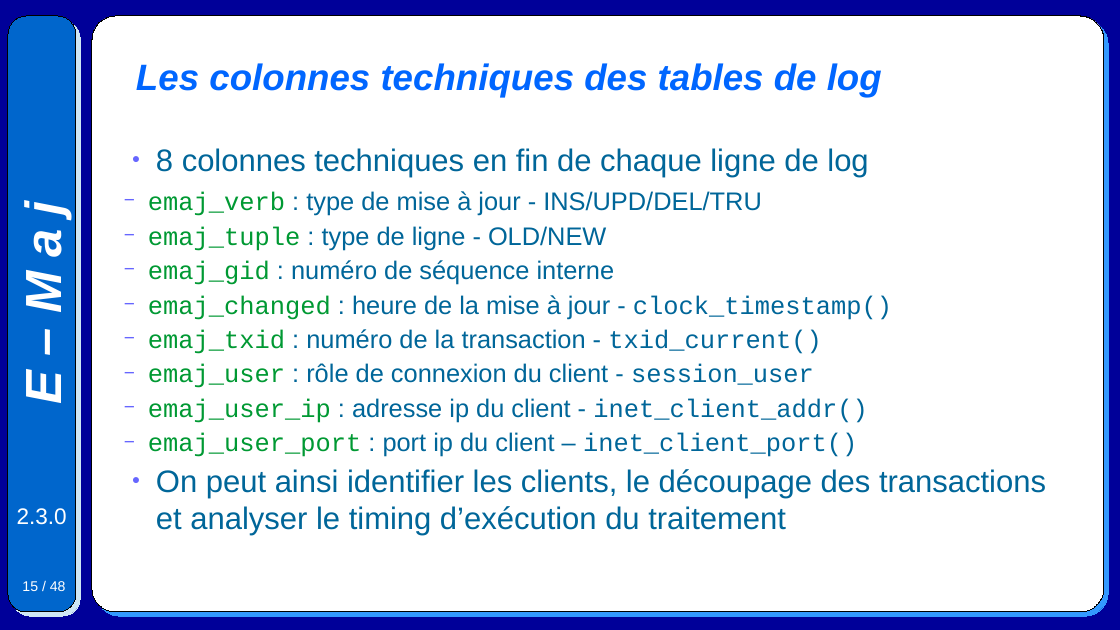
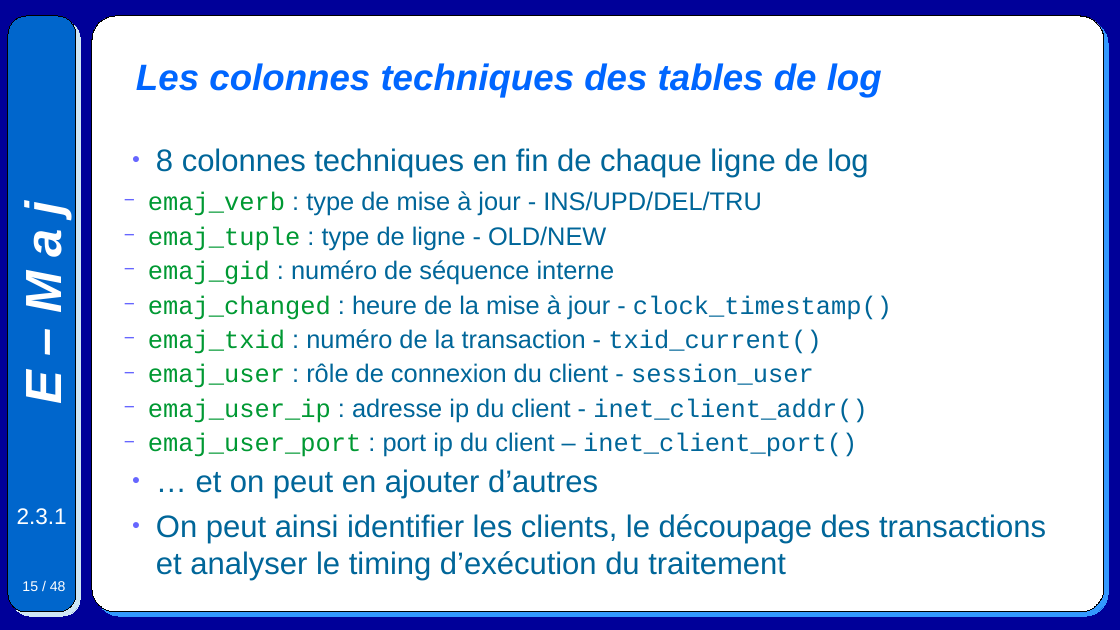
Before and after one commit to beaud76/emaj_doc, a slide deck: slide 15 of Emaj.devel_pres_fr.odp. Drawn at 1120x630 pixels with LibreOffice and Linux fonts; fonts in the diff are those of the drawing. Boxes give left, top, right and bottom in pixels: in the first picture for what was removed or moved away, otherwise in the second. Text is boxed around its words. In the diff, an @@ line names an element or a change of style, - is before the commit and + after.

```diff
--- a/Emaj.devel_pres_fr.odp
+++ b/Emaj.devel_pres_fr.odp
@@ text at bbox=[196, 469, 598, 498]: paragraph added @@
+● … et on peut en ajouter d’autres
@@ text at bbox=[17, 508, 67, 525]: text changed @@
-2.3.0
+2.3.1
```
Also in this commit, not shown: 47 other slides changed, 3 other files.
